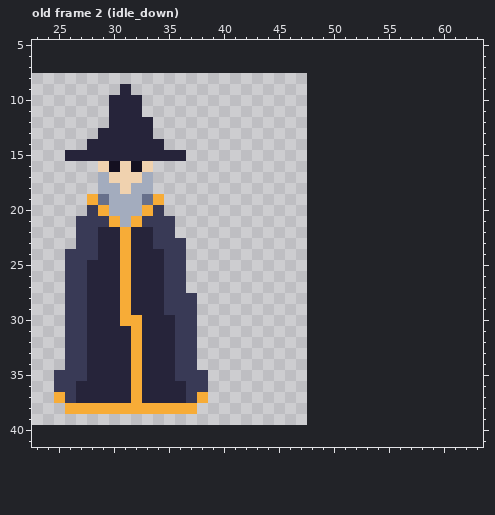
File history of a pixel-art file, Orbsmash/ContentSource/Characters/Wizard.aseprite. The picture above is the old version.
32x32 pixels, 18 frames. Shown: old frame 2 (idle_down): x 23..63, y 5..41. The old version is drawn lined up with the new one, on the new canvas. The commit also changed other frames, which this record leaves out.
Now the later version:
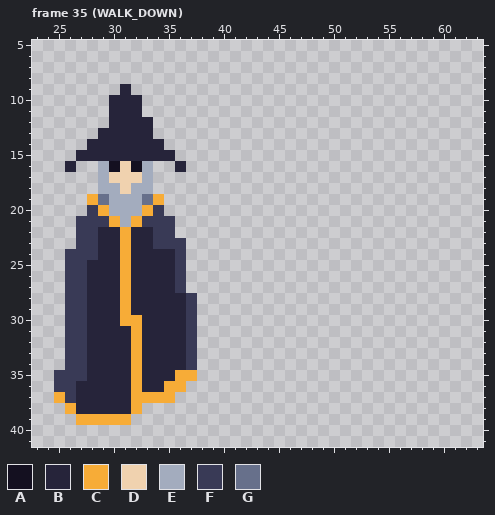
Palette (. is transparent): A #141020  B #26243a  C #f7ac37  D #f0d2af  E #a3acbe  F #393a56  G #67708b
A new or re-ordered frame is compared with the old frame closest to it.
The edit:
canvas 32x32 -> 64x48, the old top-left corner now at 16,8
frames 18 -> 75
Frame 35 (WALK_DOWN) is new; against old frame 2 (idle_down):
y 15: x 26 B -> .; x 36 B -> .
y 16: x 26 . -> B; x 29 D -> E; x 33 D -> E; x 36 . -> B
y 24..27: x 35 F -> B
y 28..29: x 35..36 FF -> BB
y 30..34: x 36 F -> B
y 35: x 36..38 FFF -> CC.
y 36: x 35..38 BBFF -> CC..
y 37: x 33..38 BBBBFC -> CCC...
y 38: x 27..31 CCCCC -> BBBBB; x 33..37 CCCCC -> .....
y 39: x 27..31 ..... -> CCCCC
Boxes around the changes in both pictures, in picture pixels (x1, y1, x2, y2):
changed: (65, 150, 186, 172)
changed: (76, 249, 208, 425)
